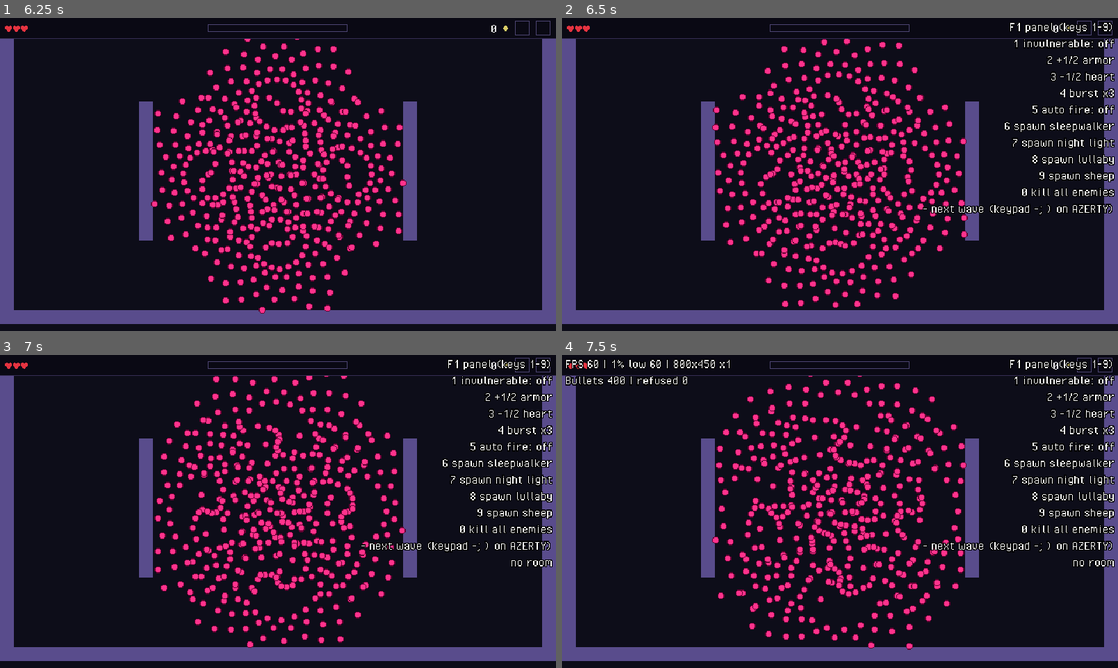
Above: before the commit, frames 1-4 (two rows, left to right).
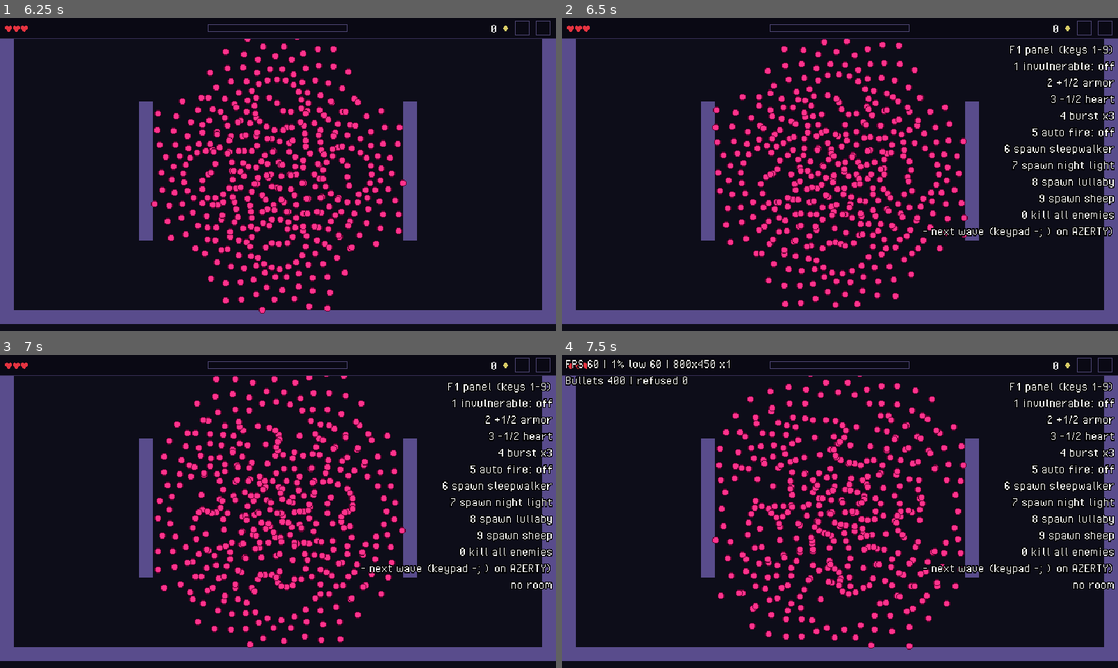
Above: after the commit, the same moments.

Repository: Kroustille/hypnagogia
Game: Godot game, scene res://main/main.tscn
The game is run twice, just before and just after one commit, with the same random seed, the same clock (stepped at 60 frames per second) and the same inputs.
Inputs (mouse positions are in pixels of both pictures, inside the frame that each line leads up to):
- Up to frame 1 (6.25 s): tap Enter at 0.5 s; move the mouse to (400, 158) at 0.52 s; hold D (move_right) 0.53-1.28 s; tap Space (dash) at 0.6 s; move the mouse to (166, 190) at 1.27 s; hold S (move_down) 1.28-2.03 s; click (166, 190) at 1.35 s; move the mouse to (333, 105) at 2.02 s; hold D (move_right) 2.03-2.78 s; tap 1 at 2.1 s; move the mouse to (250, 237) at 2.77 s; hold W (move_up) 2.78-3.53 s; tap 2 at 2.85 s; move the mouse to (444, 221) at 3.52 s; hold A (move_left) 3.53-5.03 s; tap 3 at 3.6 s; tap F5 (debug_load_test) at 4.15 s; move the mouse to (111, 127) at 4.27 s; tap 4 at 4.35 s; tap F4 (debug_slow_motion) at 4.9 s; move the mouse to (305, 174) at 5.02 s; hold S (move_down) 5.03-5.78 s; tap 5 at 5.1 s; tap F2 (debug_toggle_collisions) at 5.65 s; move the mouse to (194, 96) at 5.77 s; hold D (move_right) from 5.78 s (still down); tap 6 at 5.85 s
- Up to frame 2 (6.5 s): keep holding D (move_right); tap F1 (debug_toggle_panel) at 6.4 s
- Up to frame 3 (7 s): move the mouse to (400, 495) at 6.52 s; release D (move_right) at 6.53 s; hold W (move_up) from 6.53 s (still down); tap 7 at 6.6 s
- Up to frame 4 (7.5 s): tap F3 (debug_toggle_perf) at 7.15 s; move the mouse to (728, 527) at 7.27 s; release W (move_up) at 7.28 s; hold D (move_right) from 7.28 s (still down); tap 8 at 7.35 s

Frame 1 is identical in both runs. In frame 2, 6.9% of the frame differs, in the area x 64-100%, y 1-71%; in frame 3, 7.2%, in the area x 64-100%, y 1-75%; in frame 4, 7.2%.

Commit message:
fix(debug): move the f1 panel below the hud band
Co-Authored-By: Claude Sonnet 5.5 <noreply@anthropic.com>

Diff:
--- a/game/debug/debug_panel.tscn
+++ b/game/debug/debug_panel.tscn
@@ -17,9 +17,9 @@
 anchor_left = 1.0
 anchor_right = 1.0
 offset_left = -250.0
-offset_top = 2.0
+offset_top = 28.0
 offset_right = -4.0
-offset_bottom = 160.0
+offset_bottom = 186.0
 grow_horizontal = 0
 horizontal_alignment = 2
 theme_override_colors/font_outline_color = Color(0, 0, 0, 1)
